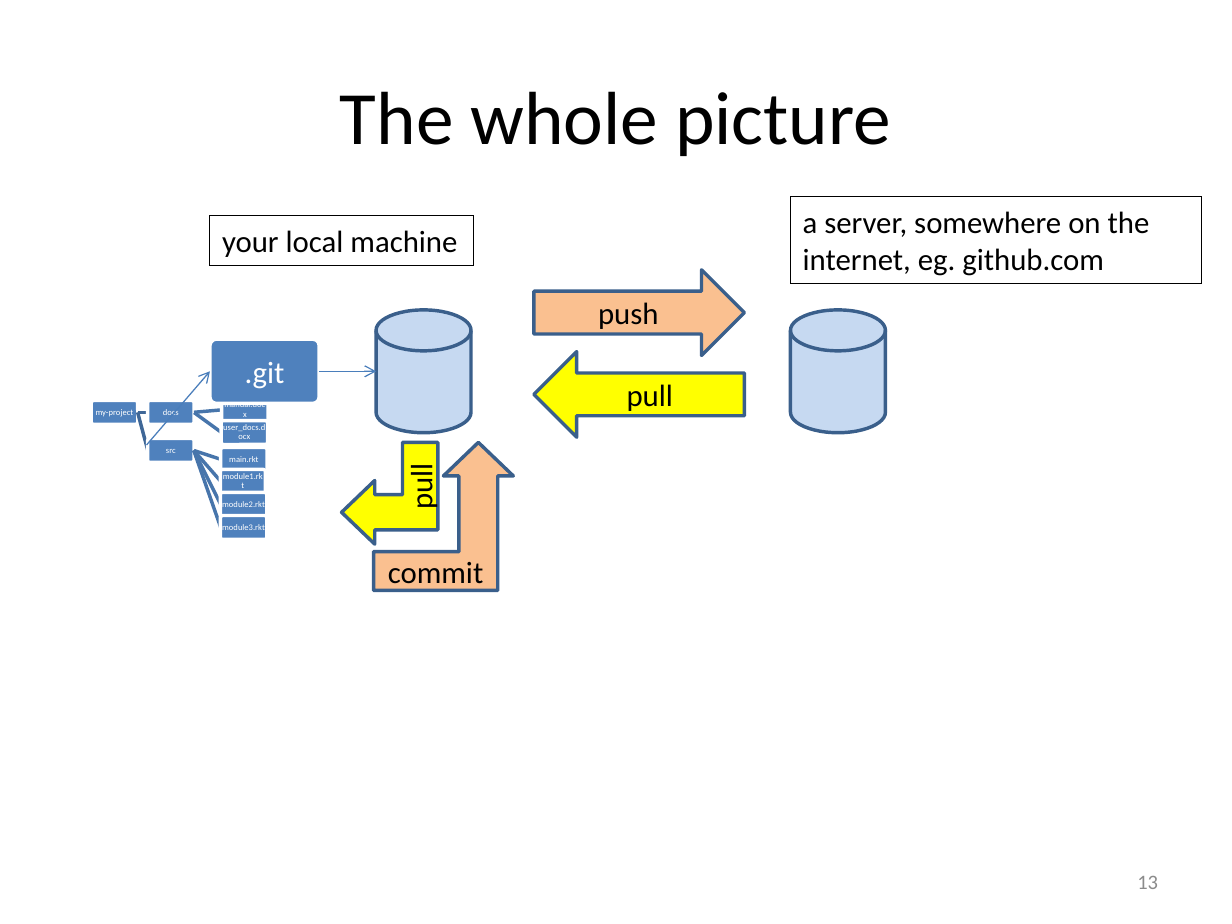
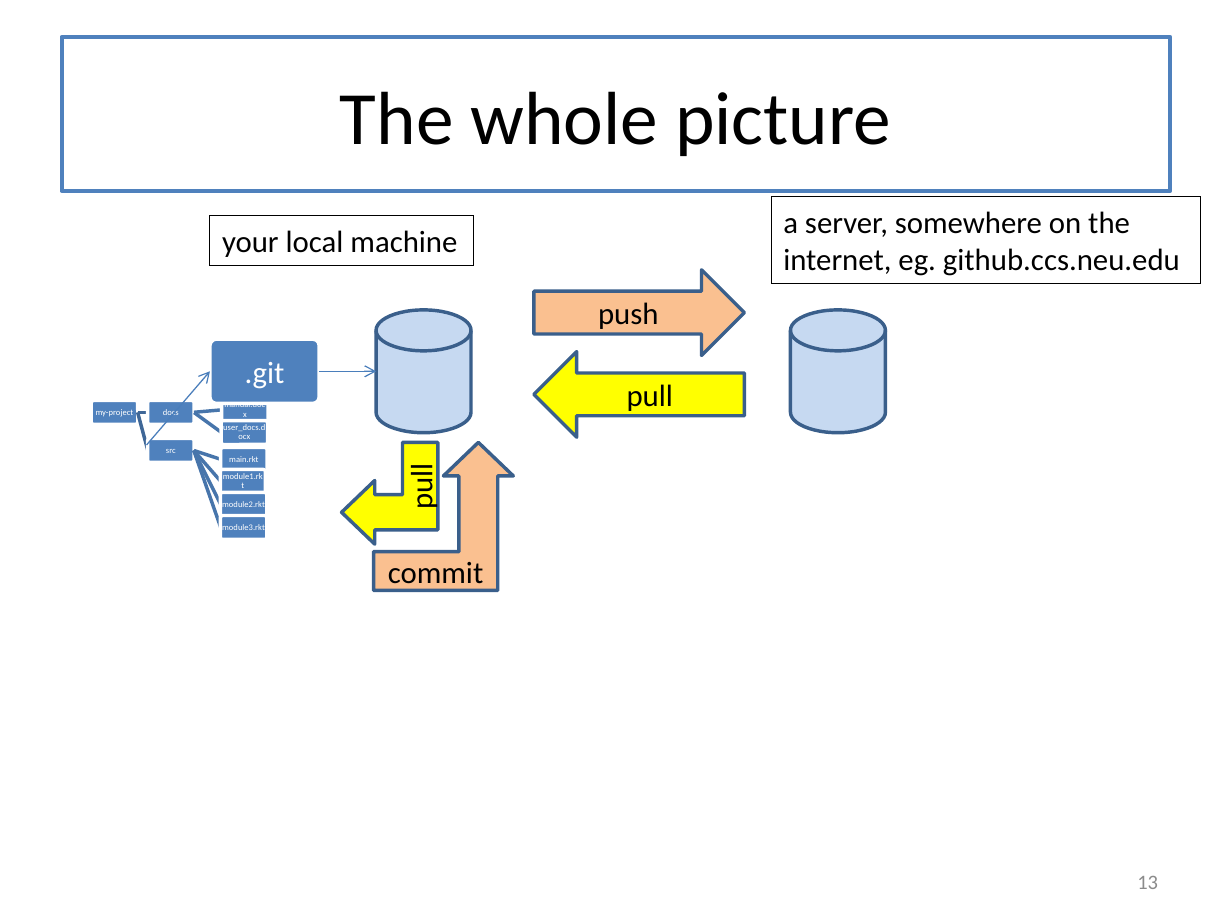
Before and after one commit to mwand/cs5010f16, a slide deck: slide 13 of Slides/Lesson 0.5 Introduction to Git.pptx. Drawn at 1232x924 pixels with LibreOffice and Linux fonts; fonts in the diff are those of the drawing. Boxes give left, top, right and bottom in pixels: in the first picture for what was removed or moved away, otherwise in the second. Text is boxed around its words. In the diff, an @@ line names an element or a change of style, - is before the commit and + after.

```diff
--- a/Slides/Lesson 0.5 Introduction to Git.pptx
+++ b/Slides/Lesson 0.5 Introduction to Git.pptx
@@ title "The whole picture": place and size @@
-title "The whole picture" at [340,91,891,156]
+title "The whole picture" at [62,37,1170,191]
@@ title "The whole picture" at [62,37,1170,191]: outline none to #4F81BD 2.25 pt @@
@@ rectangle "a server, somewhere on the ...": place and size @@
-rectangle "a server, somewhere on the ..." at [791,197,1201,285]
+rectangle "a server, somewhere on the ..." at [771,197,1200,285]
@@ text in rectangle at [783,211,1180,276]: text changed @@
-a server, somewhere on the internet, eg. github.com
+a server, somewhere on the internet, eg. github.ccs.neu.edu
```
Also in this commit, not shown: 17 other slides changed, 2 other files.
